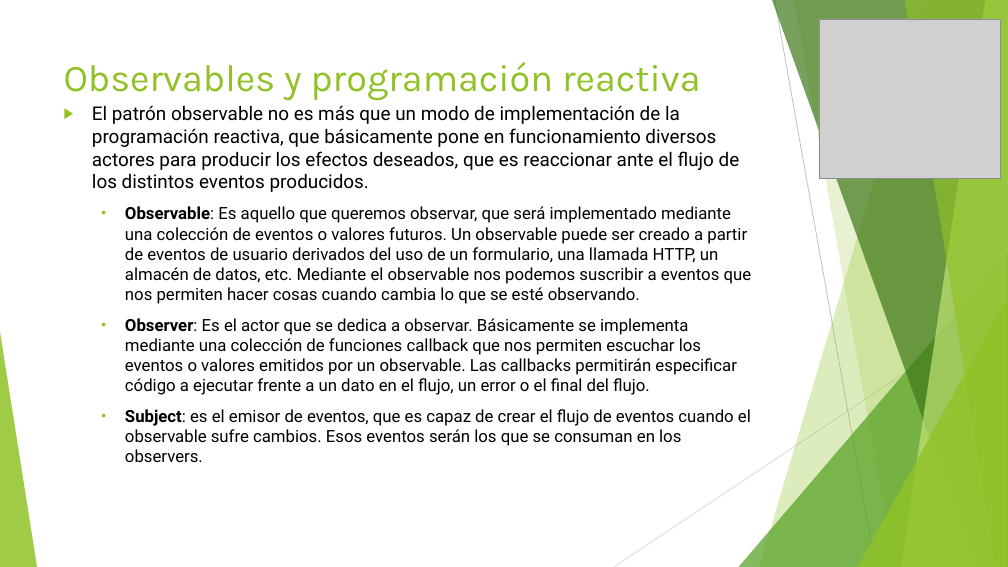
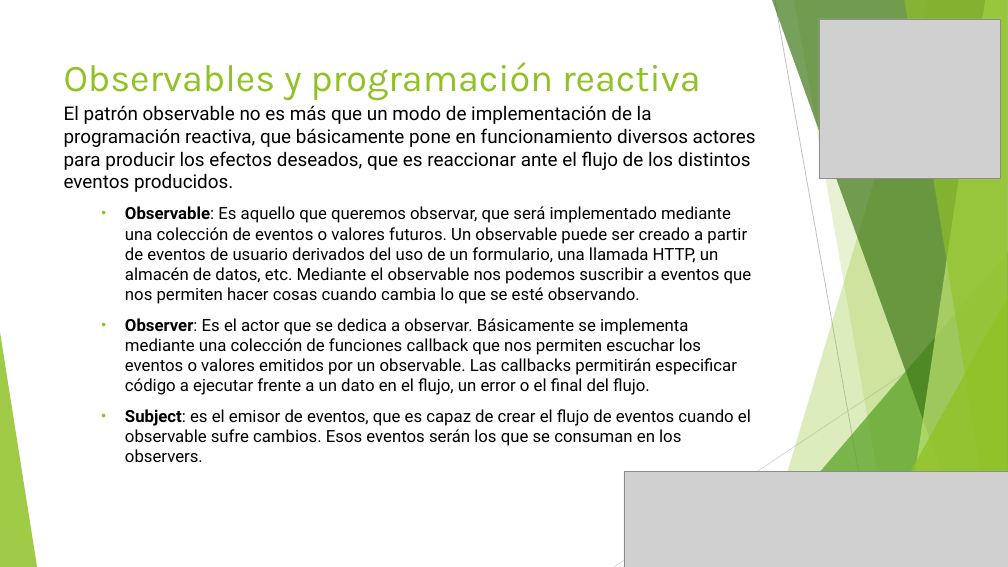
Before and after one commit to jpchSubzero/tartaro, a slide deck: slide 24 of angular/eShopApp/Recursos/Angular.pptx (slide 19 before the commit). Drawn at 1008x567 pixels with LibreOffice and Linux fonts; fonts in the diff are those of the drawing; grey boxes stand for pictures. Boxes give left, top, right and bottom in pixels: in the first picture for what was removed or moved away, otherwise in the second. Text is boxed around its words. In the diff, an @@ line names an element or a change of style, - is before the commit and + after.

Commit message:
inicio react

```diff
--- a/angular/eShopApp/Recursos/Angular.pptx
+++ b/angular/eShopApp/Recursos/Angular.pptx
@@ text at (64, 105, 756, 192): bullet ▶ to none @@
@@ picture added at (624, 471, 1008, 567) @@
```
Also in this commit, not shown: 18 other slides changed, 10 slides added, 43 other files.
